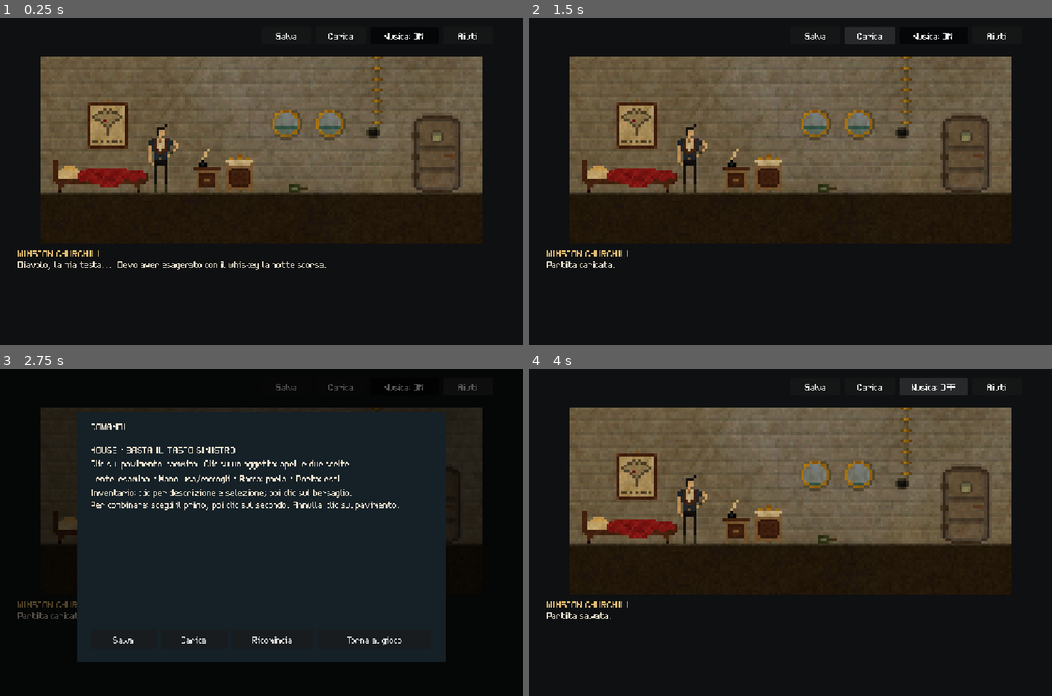
Above: before the commit, frames 1-4 (two rows, left to right).
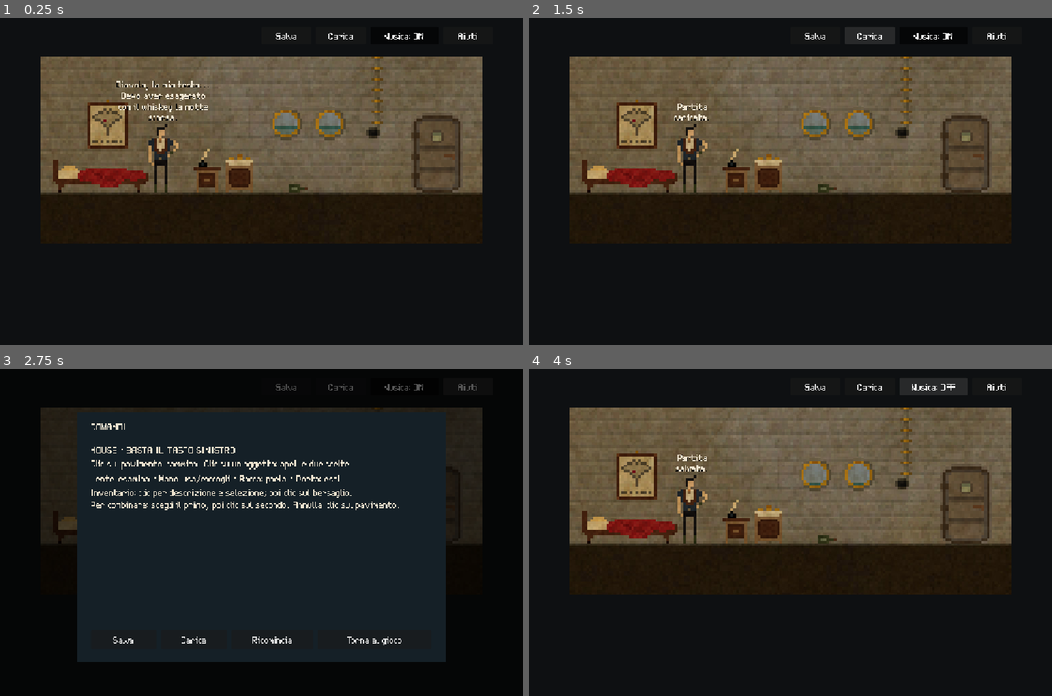
Above: after the commit, the same moments.

Repository: moloclab/1899-steam-and-spirit-godot
Game: Godot game, scene res://scenes/main.tscn
Same seed, same stepped clock (60 frames per second), same inputs: the game is played once before the commit and once after it.
Inputs:
- Up to frame 1 (0.25 s): no input
- Up to frame 2 (1.5 s): click "Salva" at 0.5 s; click "Carica" at 1.25 s
- Up to frame 3 (2.75 s): click "Aiuti" at 2 s
- Up to frame 4 (4 s): click "Salva" at 2.75 s; click "Musica: ON" at 3.5 s

The runs differ from the first frame. In frame 1, 0.9% of the frame differs, in the area x 3-63%, y 19-77%; in frame 2, 0.3%; in frame 3, 0.2%; in frame 4, 0.3%.

Commit message:
impl: mostra i dialoghi sopra chi parla e li nasconde alla successiva interazione

Diff:
--- a/godot/assets/dictionaries/common/dictionary.json
+++ b/godot/assets/dictionaries/common/dictionary.json
@@ -107,8 +107,8 @@
     "it": "Winston Churchill",
     "en": "Winston Churchill"
   },
-  "common.speaker.kelvin": {
-    "it": "Kelvin",
-    "en": "Kelvin"
+  "common.speaker.interphone": {
+    "it": "Interfono",
+    "en": "Interphone"
   }
 }
--- a/godot/scenes/characters/churchill.tscn
+++ b/godot/scenes/characters/churchill.tscn
@@ -41,6 +41,7 @@
 
 [node name="Churchill" type="AnimatedSprite2D"]
 script = ExtResource("character")
+speaker_key = "common.speaker.churchill"
 centered = false
 z_index = 1
 sprite_frames = SubResource("frames")
--- a/godot/scenes/objects/ep01_cabin_interphone/interphone.tscn
+++ b/godot/scenes/objects/ep01_cabin_interphone/interphone.tscn
@@ -12,12 +12,12 @@
 [sub_resource type="Resource" id="conversation_summons"]
 script = ExtResource("conversation_step")
 text_key = "ep01.cabin.interphone.summons"
-speaker = "common.speaker.kelvin"
+speaker = "common.speaker.interphone"
 
 [sub_resource type="Resource" id="conversation_urgency"]
 script = ExtResource("conversation_step")
 text_key = "ep01.cabin.interphone.urgency"
-speaker = "common.speaker.kelvin"
+speaker = "common.speaker.interphone"
 
 [sub_resource type="Resource" id="conversation_reply"]
 script = ExtResource("conversation_step")
@@ -31,6 +31,7 @@
 [node name="interphone" type="Node2D"]
 script = ExtResource("object_script")
 hotspot_id = "interphone"
+speaker_key = "common.speaker.interphone"
 hit_size = Vector2(24, 20)
 interaction_kind = "mouth"
 examine_response = "ep01.cabin.interphone.examine"
--- a/godot/scripts/game_ui.gd
+++ b/godot/scripts/game_ui.gd
@@ -18,6 +18,8 @@
 var texts: Texts
 var _localized_controls: Dictionary = {}
 var _speaker_key := "common.speaker.churchill"
+const SPEECH_SIZE := Vector2(100, 100)
+const SPEECH_FONT_SIZE := 32
 var world_panel: Control
 var speaker_label: Label
 var speech_label: Label
@@ -95,7 +97,7 @@
 	return button
 
 ## Costruisce l'interfaccia nelle coordinate di riferimento 1152×720.
-## La stanza sta dentro world_panel; dialoghi e inventario restano fissi mentre il corridoio scorre.
+## La stanza sta dentro world_panel; il dialogo segue chi parla e l'inventario resta fisso.
 func _ready() -> void:
 	texts.language_changed.connect(_refresh_texts)
 	# Occupa il viewport del coordinatore senza intercettare i clic destinati ai controlli figli.
@@ -119,10 +121,20 @@
 	add_child(world_panel)
 	speaker_label = _label("common.speaker.churchill", Rect2(40, 506, 700, 20), 32)
 	speaker_label.add_theme_color_override("font_color", GOLD)
+	# Il nome resta disponibile alla localizzazione; la battuta identifica chi parla tramite la posizione.
+	speaker_label.hide()
 	continue_label = _label("common.ui.continue", Rect2(780, 506, 330, 20), 32)
 	continue_label.hide()
-	speech_label = _label("", Rect2(40, 530, 1070, 50), 32)
+	# Il testo si sovrappone alla stanza senza intercettare i clic e senza essere ritagliato al bordo superiore.
+	speech_label = _label("", Rect2(Vector2.ZERO, SPEECH_SIZE), SPEECH_FONT_SIZE)
 	speech_label.autowrap_mode = TextServer.AUTOWRAP_WORD_SMART
+	speech_label.horizontal_alignment = HORIZONTAL_ALIGNMENT_CENTER
+	speech_label.vertical_alignment = VERTICAL_ALIGNMENT_BOTTOM
+	speech_label.clip_text = true
+	speech_label.z_index = 2
+	speech_label.add_theme_color_override("font_outline_color", Color.BLACK)
+	speech_label.add_theme_constant_override("outline_size", 2)
+	speech_label.add_theme_constant_override("line_spacing", 0)
 	inventory_row = HBoxContainer.new()
 	inventory_row.position = Vector2.ZERO
 	inventory_row.size = Vector2(850, 52)
@@ -181,6 +193,25 @@
 	speech_label.text = value
 	_speaker_key = speaker_key
 	speaker_label.text = texts.text(_speaker_key).to_upper()
+	# Allarga il riquadro mantenendo il carattere fisso; al limite del viewport cresce anche in altezza.
+	var font := speech_label.get_theme_font("font")
+	var width := SPEECH_SIZE.x
+	var max_width := maxf(SPEECH_SIZE.x, world_panel.size.x - 16.0)
+	var measured := font.get_multiline_string_size(value, HORIZONTAL_ALIGNMENT_CENTER, width, SPEECH_FONT_SIZE)
+	while measured.y > SPEECH_SIZE.y and width < max_width:
+		width = minf(width + 20.0, max_width)
+		measured = font.get_multiline_string_size(value, HORIZONTAL_ALIGNMENT_CENTER, width, SPEECH_FONT_SIZE)
+	speech_label.size = Vector2(width, maxf(SPEECH_SIZE.y, ceilf(measured.y)))
+
+## Converte il punto sopra chi parla nelle coordinate della UI, anche con stanze scalate e scorrevoli.
+func position_speech(target: Node2D, local_anchor: Vector2) -> void:
+	speech_label.visible = is_instance_valid(target) and target.is_visible_in_tree()
+	if not speech_label.visible:
+		return
+	var anchor := get_global_transform().affine_inverse() * target.to_global(local_anchor)
+	speech_label.position = anchor - Vector2(speech_label.size.x / 2.0, speech_label.size.y + 4.0)
+	# Mantiene leggibili le battute anche quando chi parla si trova vicino ai bordi laterali.
+	speech_label.position.x = clampf(speech_label.position.x, 8.0, world_panel.size.x - speech_label.size.x - 8.0)
 
 ## Ricrea i pulsanti solo se cambiano gli ID o il loro ordine; conserva focus e scorrimento altrimenti.
 func refresh_inventory(inventory: Array[String], _selected: String, _texts) -> void:
--- a/godot/scripts/hotspot.gd
+++ b/godot/scripts/hotspot.gd
@@ -12,6 +12,8 @@
 @export var combination_definition: CombinationDefinition
 ## ID stabile, usato dal coordinatore per ritrovare il bersaglio all'arrivo del personaggio.
 @export var hotspot_id := ""
+## Collega una voce del dialogo all'oggetto parlante, per esempio l'interfono.
+@export var speaker_key := ""
 ## Rettangolo selezionabile nelle coordinate originali; parte dall'origine del nodo.
 @export var hit_size := Vector2(40, 40)
 ## Sceglie il pannello dell'originale: mano per oggetti, bocca per persone, uscita per passaggi.
--- a/godot/scripts/main.gd
+++ b/godot/scripts/main.gd
@@ -48,7 +48,7 @@
 	ui.inventory_pressed.connect(_inventory_click)
 	ui.item_examined.connect(func(item: String): _say(_item_description(item)))
 	ui.menu_toggled.connect(_menu_toggled)
-	sequences.line_requested.connect(func(key: String, speaker: String): ui.say(_text(key), speaker))
+	sequences.line_requested.connect(func(key: String, speaker: String): _say(_text(key), speaker))
 	sequences.state_changed.connect(_after_effect)
 	sequences.waiting_changed.connect(func(waiting: bool): ui.continue_label.visible = waiting)
 	sequences.finished.connect(func(_cancelled: bool): ui.lock_interactions(false))
@@ -99,6 +99,7 @@
 
 ## Il gestore delle stanze mantiene tutto il codice di creazione e posizionamento del personaggio.
 func _load_room() -> void:
+	ui.speech_label.hide()
 	_close_action_menu()
 	interactions.cancel(rooms)
 	if not rooms.load_room(state, ui.world_panel):
@@ -150,9 +151,22 @@
 func _text(key: String) -> String:
 	return texts.text(key)
 
-## Le risposte immediate restano visibili fino alla battuta successiva, come nel prototipo.
-func _say(value: String) -> void:
-	ui.say(value)
+## Ogni nuova battuta appare sopra chi parla e resta ferma fino alla prossima interazione.
+func _say(value: String, speaker: String = "common.speaker.churchill") -> void:
+	ui.say(value, speaker)
+	# Una sequenza può emettere la battuta nello stesso frame dell'arrivo: aggiorna prima lo scorrimento.
+	rooms.position_world(ui.world_panel.size.x)
+	_position_speech()
+
+## Personaggi e oggetti espongono un punto sopra la propria sagoma nelle coordinate locali.
+func _position_speech() -> void:
+	var target := rooms.speech_target(ui._speaker_key)
+	var anchor := Vector2.ZERO
+	if target is Hotspot:
+		anchor.x = target.hit_size.x / 2.0
+	elif is_instance_valid(target):
+		anchor.x = target.half_width
+	ui.position_speech(target, anchor)
 
 ## Le richieste di avvicinamento libere vengono annullate; le sequenze mantengono il proprio percorso.
 func _menu_toggled(open: bool) -> void:
@@ -189,6 +203,7 @@
 ## Riceve la scelta dal pannello: true indica la lente, false l'interazione.
 ## Gli oggetti della stanza richiedono avvicinamento.
 func _choose_action(examine: bool) -> void:
+	ui.speech_label.hide()
 	# Copia il bersaglio prima di chiudere il menu; il clic sulla scelta non passa alla stanza.
 	var hotspot := menu_hotspot
 	_close_action_menu()
@@ -201,6 +216,7 @@
 	if ui.help_panel.visible or sequences.busy:
 		return
 	if event is InputEventMouseButton and event.pressed:
+		ui.speech_label.hide()
 		if event.button_index not in [MOUSE_BUTTON_LEFT, MOUSE_BUTTON_RIGHT]:
 			return
 		# gui_input fornisce una posizione locale al contenitore, mentre gli hotspot ricevono punti globali.
@@ -243,6 +259,7 @@
 ## Seleziona un oggetto, lo deseleziona al secondo clic oppure combina due oggetti diversi.
 ## La combinazione è delegata a GameState; qui si aggiornano soltanto selezione e interfaccia.
 func _select_item(item: String) -> void:
+	ui.speech_label.hide()
 	_close_action_menu()
 	interactions.cancel(rooms)
 
@@ -270,8 +287,14 @@
 	if event is InputEventKey or event is InputEventJoypadButton or event is InputEventJoypadMotion:
 		get_viewport().set_input_as_handled()
 		return
+	# Il movimento del puntatore non cancella le battute; un clic nell'ambiente o nell'inventario le chiude.
+	if not ui.help_panel.visible and event is InputEventMouseButton and event.pressed:
+		if ui.world_panel.get_global_rect().has_point(event.position) or ui.inventory_scroll.get_global_rect().has_point(event.position) or (ui.action_menu.visible and ui.action_menu.get_global_rect().has_point(event.position)):
+			ui.speech_label.hide()
 	# Musica e aiuti restano utilizzabili anche durante le battute e le sequenze.
 	if sequences.busy and not ui.help_panel.visible and event is InputEventMouseButton and event.pressed and not ui.music_button.get_global_rect().has_point(event.position) and not ui.help_button.get_global_rect().has_point(event.position):
+		# Nasconde la battuta precedente prima di avanzare: la nuova resta visibile.
+		ui.speech_label.hide()
 		if event.button_index == MOUSE_BUTTON_LEFT:
 			sequences.advance_dialogue()
 		get_viewport().set_input_as_handled()
--- a/godot/scripts/world/character.gd
+++ b/godot/scripts/world/character.gd
@@ -1,6 +1,8 @@
 extends AnimatedSprite2D
 ## Personaggio riutilizzabile: movimento e animazioni non dipendono da UI o inventario.
 @export var character_id := "player"
+## Chiave del nome usata per ancorare le battute a questo personaggio.
+@export var speaker_key := ""
 @export var speed := 115.0
 @export var half_width := 22.0
 @export var height := 100.0
--- a/godot/scripts/world/room_manager.gd
+++ b/godot/scripts/world/room_manager.gd
@@ -60,6 +60,18 @@
 			return node
 	return null
 
+## Risolve lo speaker nella stanza corrente senza conservare nodi dopo una transizione.
+func speech_target(speaker_key: String) -> Node2D:
+	if actor.speaker_key == speaker_key:
+		return actor
+	for node in current_room.find_children("*", "AnimatedSprite2D", true, false):
+		if node is Character and node.speaker_key == speaker_key:
+			return node
+	for hotspot in current_room.hotspots():
+		if hotspot.speaker_key == speaker_key:
+			return hotspot
+	return null
+
 ## Il menu sospende anche le animazioni: un'azione non termina mentre la sequenza è in pausa.
 func pause_animations(paused: bool) -> void:
 	if paused:
--- a/godot/tests/prototype_test.gd
+++ b/godot/tests/prototype_test.gd
@@ -306,7 +306,7 @@
 	movement.pressed = false
 	Input.parse_input_event(movement)
 	await _click(Vector2(300, 300))
-	check(game.ui.speaker_label.text == "KELVIN", "Cambio interlocutore col mouse")
+	check(game.ui.speaker_label.text == "INTERFONO", "Cambio interlocutore col mouse")
 	await _key(KEY_F1)
 	var before_text: String = game.ui.speech_label.text
 	_step(120)
--- /dev/null
+++ b/godot/tests/speech_layout_test.gd
@@ -0,0 +1,91 @@
+extends SceneTree
+## Verifica gli ancoraggi reali e il contenimento delle battute con carattere fisso a 32 px.
+const Main = preload("res://scenes/main.tscn")
+var failures := 0
+var checks := 0
+
+## Il viewport deve essere pronto prima di costruire la UI.
+func _initialize() -> void:
+	root.size = Vector2i(1152, 720)
+	_run.call_deferred()
+
+## Restituisce un codice di errore utilizzabile anche senza renderer.
+func check(condition: bool, message: String) -> void:
+	checks += 1
+	if not condition:
+		failures += 1
+		printerr("FAIL: " + message)
+
+## Controlla dialogo, spostamento, scorrimento e sostituzione della stanza senza toccare salvataggi.
+func _run() -> void:
+	var game = Main.instantiate()
+	root.add_child(game)
+	game.set_process(false)
+	await process_frame
+	var label: Label = game.ui.speech_label
+	game._say("Test")
+	check(label.size == Vector2(100, 100), "Riquadro 100 x 100")
+	check(label.horizontal_alignment == HORIZONTAL_ALIGNMENT_CENTER and label.vertical_alignment == VERTICAL_ALIGNMENT_BOTTOM, "Testo centrato in basso")
+	check(label.mouse_filter == Control.MOUSE_FILTER_IGNORE, "Il testo lascia passare i clic")
+	check(not game.ui.speaker_label.visible, "Nessun nome sotto il gioco")
+	var before := label.position
+	game.rooms.actor.place(300, game.rooms.current_room.definition.floor_y)
+	game._process(0)
+	check(label.position == before, "La battuta resta ferma mentre Churchill si muove")
+	var click := InputEventMouseButton.new()
+	click.button_index = MOUSE_BUTTON_LEFT
+	click.pressed = true
+	click.position = Vector2(100, 400)
+	game._input(click)
+	check(not label.visible, "Il clic nell'ambiente nasconde la battuta")
+	game._process(0)
+	check(not label.visible, "La battuta resta nascosta nei frame successivi")
+	game._say("Test")
+	click.position = Vector2(50, 640)
+	game._input(click)
+	check(not label.visible, "Il clic nell'inventario nasconde la battuta")
+	game._say("Test")
+	var motion := InputEventMouseMotion.new()
+	motion.position = Vector2(100, 400)
+	game._input(motion)
+	check(label.visible, "Il movimento del mouse conserva la battuta")
+	click.position = Vector2(100, 400)
+	click.button_index = MOUSE_BUTTON_RIGHT
+	game._input(click)
+	check(not label.visible, "Anche il clic destro nasconde la battuta")
+	game._start_actions(game.rooms.find_hotspot("interphone").conversation.steps)
+	game.sequences.advance_dialogue()
+	check(label.visible, "Una nuova battuta torna visibile")
+	var interphone: Node2D = game.rooms.find_hotspot("interphone")
+	var anchor: Vector2 = interphone.to_global(Vector2(interphone.hit_size.x / 2.0, 0))
+	check((label.global_position + Vector2(label.size.x / 2.0, label.size.y + 4.0)).is_equal_approx(anchor), "La battuta appare sopra l'interfono scalato")
+	# Verifica l'altezza effettiva dopo che Label ha composto ogni traduzione della conversazione.
+	for language in ["it", "en"]:
+		game.texts.language = language
+		for step in interphone.conversation.steps:
+			game._say(game.texts.text(step.text_key), step.speaker)
+			await process_frame
+			check(label.get_theme_font_size("font_size") == 32, "Carattere fisso: " + step.text_key)
+			check(label.get_line_count() * label.get_line_height() <= label.size.y, "Testo contenuto: " + language + " " + step.text_key)
+	# Una battuta estesa deve allargare il riquadro e mantenersi dentro i bordi della UI.
+	game._say("Una battuta lunga da leggere per intero. ".repeat(12))
+	await process_frame
+	check(label.size.x > 100 and label.get_theme_font_size("font_size") == 32, "Riquadro espanso senza ridurre il carattere")
+	check(label.get_line_count() * label.get_line_height() <= label.size.y, "Battuta lunga interamente contenuta")
+	game.rooms.actor.place(30, game.rooms.current_room.definition.floor_y)
+	game._process(0)
+	check(label.position.x >= 0 and label.position.x + label.size.x <= game.ui.world_panel.size.x, "Riquadro contenuto al bordo laterale")
+	game.sequences.cancel()
+	game.state.enter_room("ep01_corridor", "from_cabin")
+	game._load_room()
+	game.rooms.actor.place(600, game.rooms.current_room.definition.floor_y)
+	game._process(0)
+	game._say("Test")
+	anchor = game.rooms.actor.to_global(Vector2(game.rooms.actor.half_width, 0))
+	check((label.global_position + Vector2(label.size.x / 2.0, label.size.y + 4.0)).is_equal_approx(anchor), "Ancoraggio dopo cambio stanza e scorrimento")
+	game._say("Test", "common.speaker.interphone")
+	check(not label.visible, "Interlocutore assente nascosto")
+	game.queue_free()
+	await process_frame
+	print("Dialoghi: %d verifiche, %d errori" % [checks, failures])
+	quit(0 if failures == 0 else 1)
--- a/godot/tests/vocabulary_test.gd
+++ b/godot/tests/vocabulary_test.gd
@@ -62,10 +62,10 @@
 	game._start_actions(game.rooms.find_hotspot("interphone").conversation.steps)
 	check(game.ui.speaker_label.text == "WINSTON CHURCHILL", "Nome Churchill dal vocabolario")
 	game.sequences.advance_dialogue()
-	check(game.ui.speaker_label.text == "KELVIN", "Nome Kelvin dal vocabolario")
+	check(game.ui.speaker_label.text == "INTERPHONE", "Nome interfono dal vocabolario")
 	check(game.ui.speech_label.text == game.texts.text("ep01.cabin.interphone.summons"), "Battuta inglese della sequenza")
 	game.texts.language = "it"
-	check(game.ui.speaker_label.text == "KELVIN", "Cambio lingua conserva l'interlocutore")
+	check(game.ui.speaker_label.text == "INTERFONO", "Cambio lingua conserva l'interlocutore")
 	game.sequences.cancel()
 	game._say(game.texts.text("common.save_failed") % "test")
 	check(game.ui.speech_label.text == "Non riesco a salvare la partita: test", "Messaggio di errore con parametro")
Binary file added: godot/assets/graphics/characters/churchill/churchill_stand_detailed.png
Not shown, added: godot/assets/graphics/characters/churchill/churchill_stand_detailed.png.import
Not shown, added: godot/tests/speech_layout_test.gd.uid
